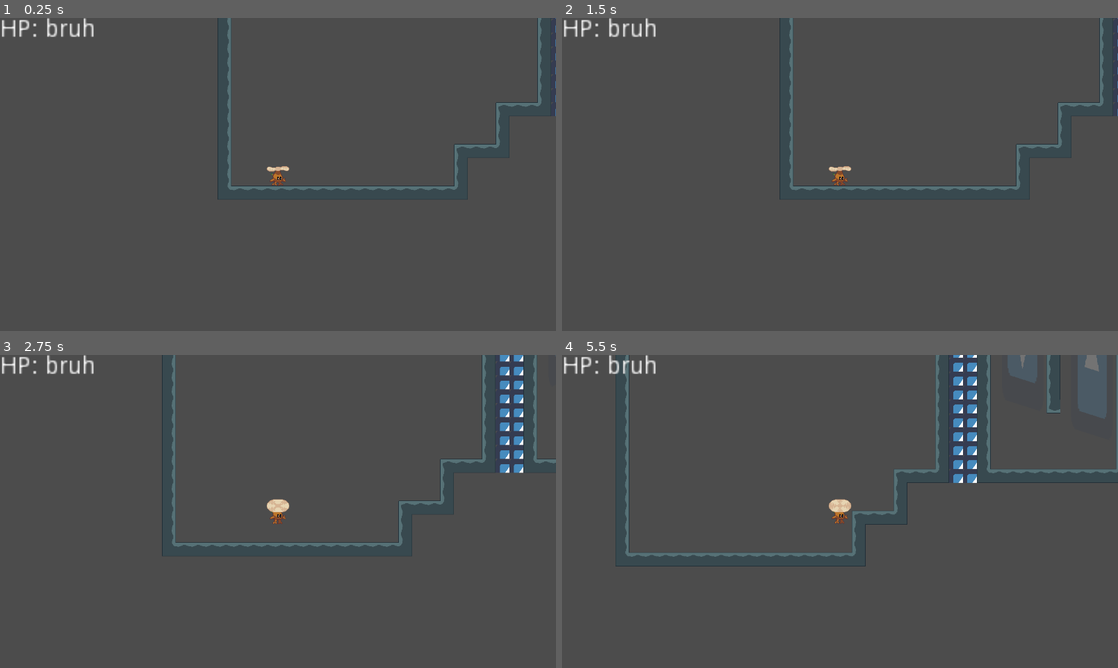
Above: before the commit, frames 1-4 (two rows, left to right).
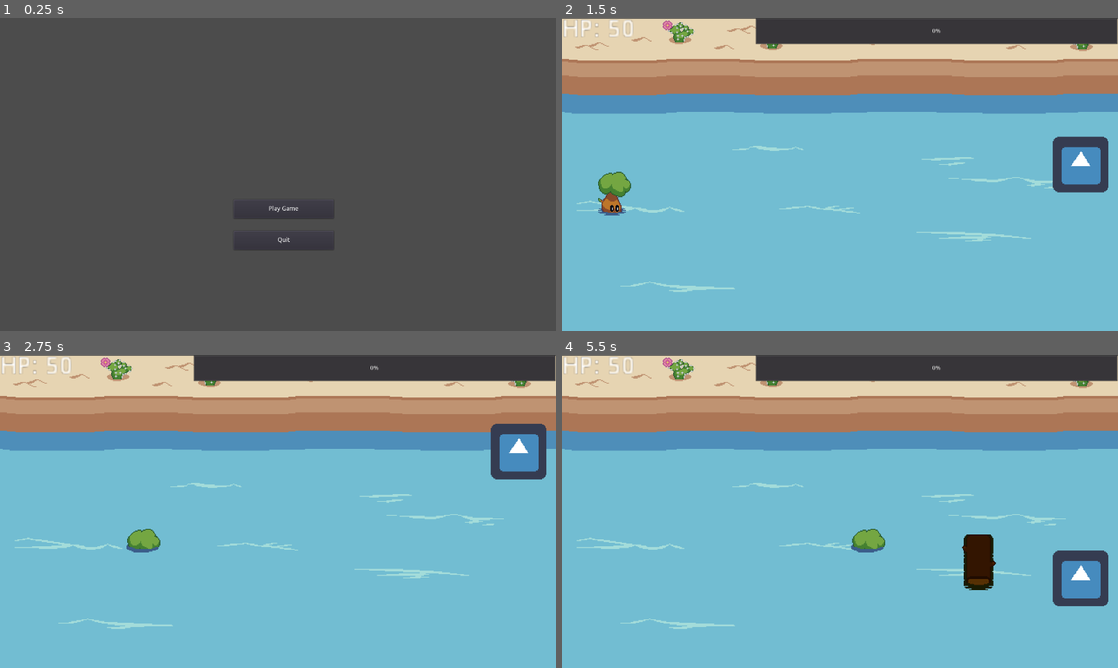
Above: after the commit, the same moments.

Repository: phillipsalbright/GGJ2023
Game: Godot game, scene res://src/Main.tscn
Same seed, same stepped clock (60 frames per second), same inputs: the game is played once before the commit and once after it. Before the commit the project starts from res://src/flying level/FlyingLevel.tscn. The engine's default icon, where the game draws it, is replaced by a stand-in: a white triangle on a blue panel in a dark square.
Inputs (mouse positions are in pixels of both pictures, inside the frame that each line leads up to):
- Up to frame 1 (0.25 s): no input
- Up to frame 2 (1.5 s): click (845, 208) at 0.5 s, where only the run after the commit has a clickable "Play Game"; click (734, 146) at 1.25 s, where only the run after the commit has a clickable "Water Level"
- Up to frame 3 (2.75 s): hold D (move_right) from 2.03 s (still down); hold E (special) from 2.03 s (still down); tap Space (jump) at 2.27 s
- Up to frame 4 (5.5 s): release E (special) at 2.78 s; tap E (special) at 2.85, 4.35 s; tap Space (jump) at 3.02, 4.52, 5.27 s; release D (move_right) at 3.53 s; hold A (move_left) 3.53-4.28 s; hold E (special) 3.53-4.28 s; hold D (move_right) from 4.28 s (still down); hold E (special) from 5.03 s (still down)

The runs differ from the first frame. In frame 1, 2.1% of the frame differs, in the area x 0-100%, y 0-75%; in frame 2, 94%; in frame 3, 94%; in frame 4, 95%, in the area x 0-100%, y 0-100%.
Error before the commit: Invalid get index 'health' (on base: 'null instance'). (res://src/flying)
Error after the commit: Invalid get index 'health' (on base: 'null instance'). (res://src/water)

Commit message:
blah blah

Diff:
--- a/project.godot
+++ b/project.godot
@@ -57,7 +57,7 @@
 [application]
 
 config/name="GGJ2023"
-run/main_scene="res://src/flying level/FlyingLevel.tscn"
+run/main_scene="res://src/Main.tscn"
 config/icon="res://icon.png"
 
 [display]
--- a/src/Main.tscn
+++ b/src/Main.tscn
@@ -6,7 +6,6 @@
 script = ExtResource( 1 )
 
 [node name="CanvasLayer" type="CanvasLayer" parent="."]
-visible = false
 
 [node name="PlayGame" type="Button" parent="CanvasLayer"]
 anchor_left = 0.42
@@ -35,6 +34,7 @@
 valign = 1
 
 [node name="CanvasLayer2" type="CanvasLayer" parent="."]
+visible = false
 
 [node name="Water Level" type="Button" parent="CanvasLayer2"]
 anchor_left = 0.22
Not shown, changed: export_presets.cfg
